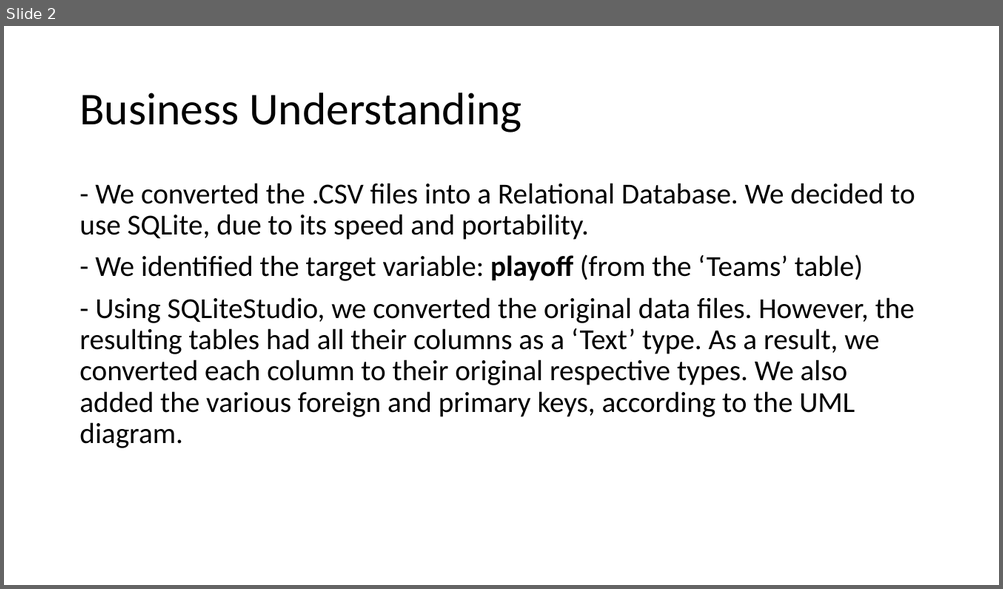
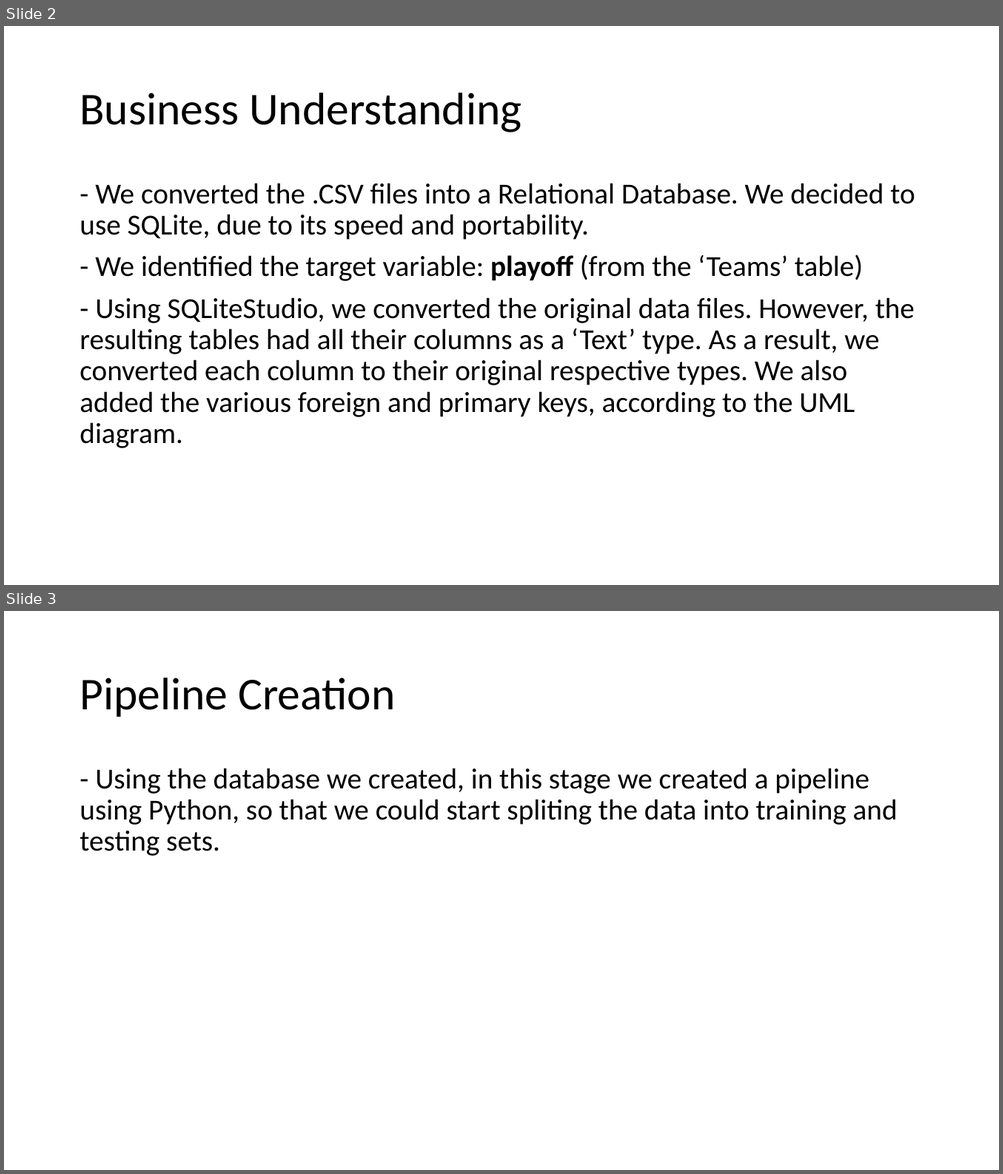
Before and after one commit to FranciscoMaldonado0/feup-ac, a slide deck: [LOG]_BasketballPlayoffsQualification.pptx. Shown one above the other, each under a label of ours: slide 2 before the commit, slides 2 and 3 after it. The pictures are 1003x589 and 1003x1174 pixels, drawn with LibreOffice and Linux fonts; fonts in the diff are those of the drawing. Boxes give left, top, right and bottom in pixels: in the first picture for what was removed or moved away, otherwise in the second. Text is boxed around its words. In the diff, an @@ line names an element or a change of style, - is before the commit and + after.

Commit message:
started pipeline

```diff
--- a/[LOG]_BasketballPlayoffsQualification.pptx
+++ b/[LOG]_BasketballPlayoffsQualification.pptx
@@ slide 3 added at (4, 611, 999, 1170), background #FFFFFF @@
@@ title added at (79, 678, 395, 717), 44 pt, text #000000 @@
+Pipeline Creation
@@ text added at (79, 768, 897, 856), 28 pt, text #000000 @@
+- Using the database we created, in this stage we created a pipeline using Python, so that we could start spliting the data into training and testing sets.
```
Also in this commit, not shown: 1 other file.
